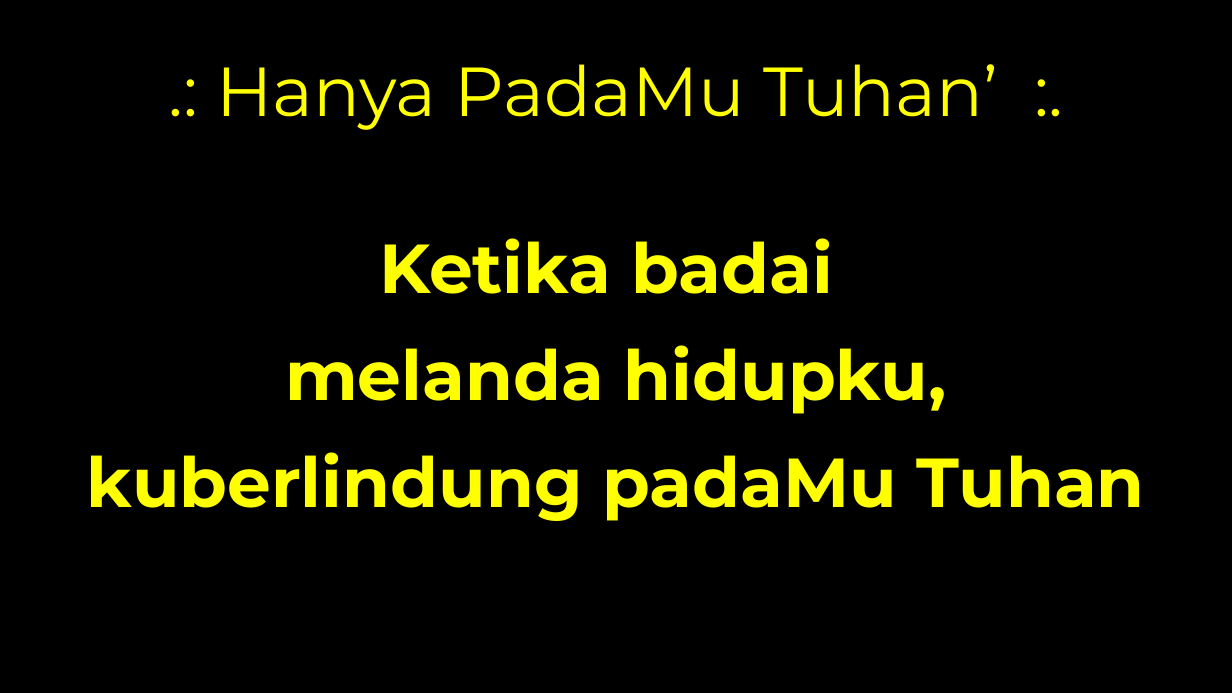
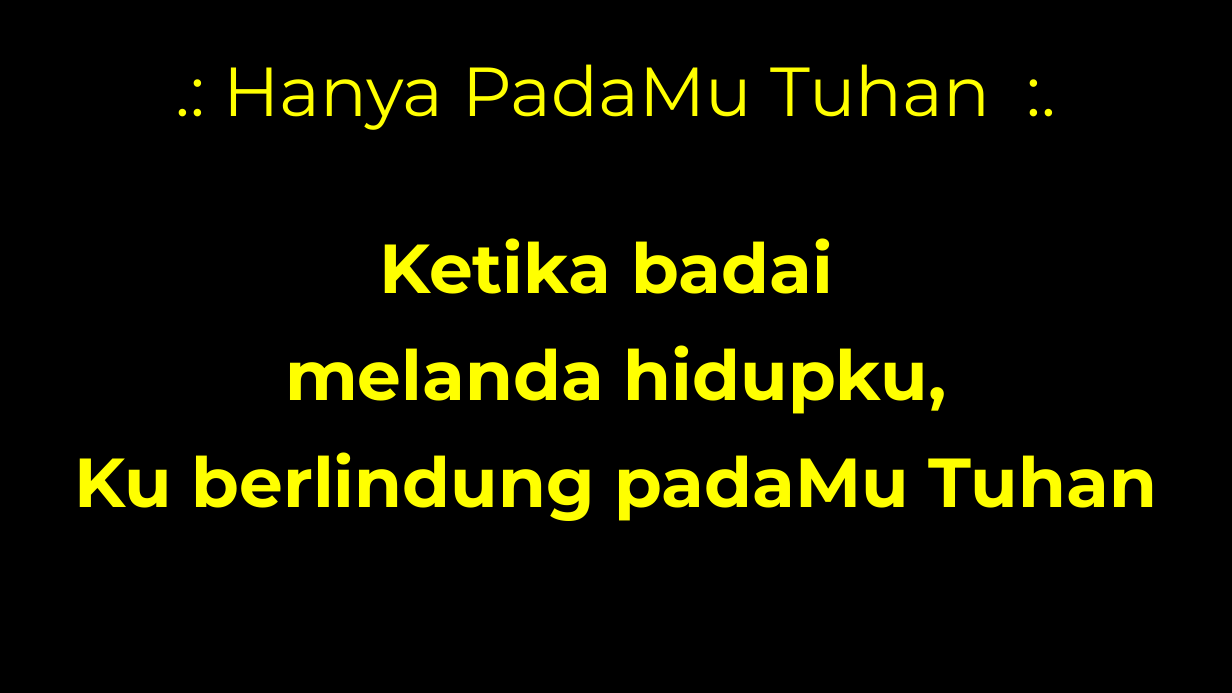
Before and after one commit to laurensius/Slide_Misa_KRC, a slide deck: slide 45 of 2020 11 tanggal 28 - 29/SLide Misa Bahasa Indonesia.pptx. Drawn at 1232x693 pixels with LibreOffice and Linux fonts; fonts in the diff are those of the drawing; background and template pictures are left out. Boxes give left, top, right and bottom in pixels: in the first picture for what was removed or moved away, otherwise in the second. Text is boxed around its words. In the diff, an @@ line names an element or a change of style, - is before the commit and + after.

```diff
--- a/2020 11 tanggal 28 - 29/SLide Misa Bahasa Indonesia.pptx
+++ b/2020 11 tanggal 28 - 29/SLide Misa Bahasa Indonesia.pptx
@@ title at <box>223,64,990,130</box>: text changed @@
-.: Hanya PadaMu Tuhan’ :.
+.: Hanya PadaMu Tuhan :.
@@ text at <box>75,452,1157,521</box>: text changed @@
-kuberlindung padaMu Tuhan
+Ku berlindung padaMu Tuhan
```
Also in this commit, not shown: 3 other slides changed, 5 other files.
